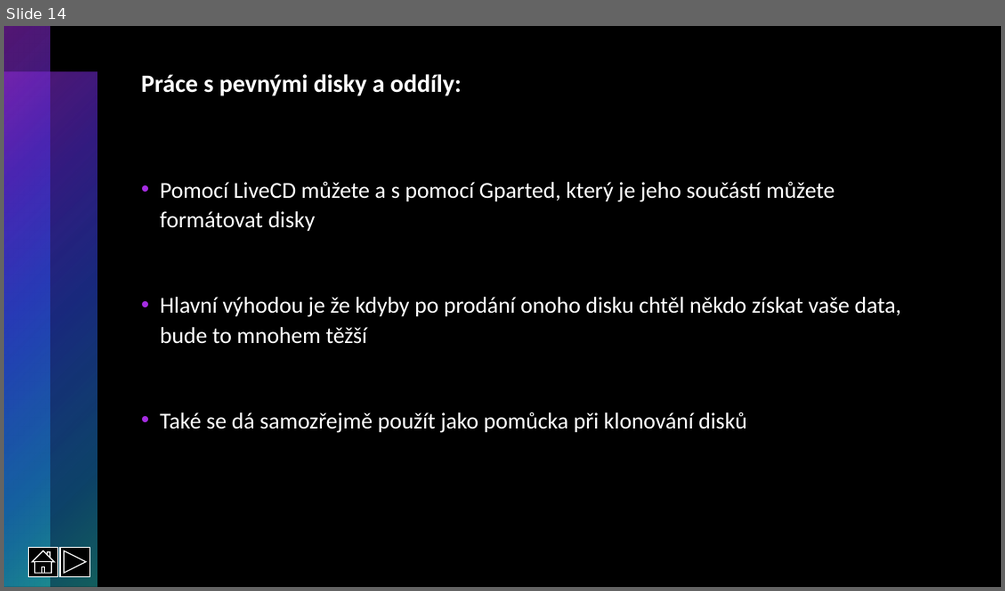
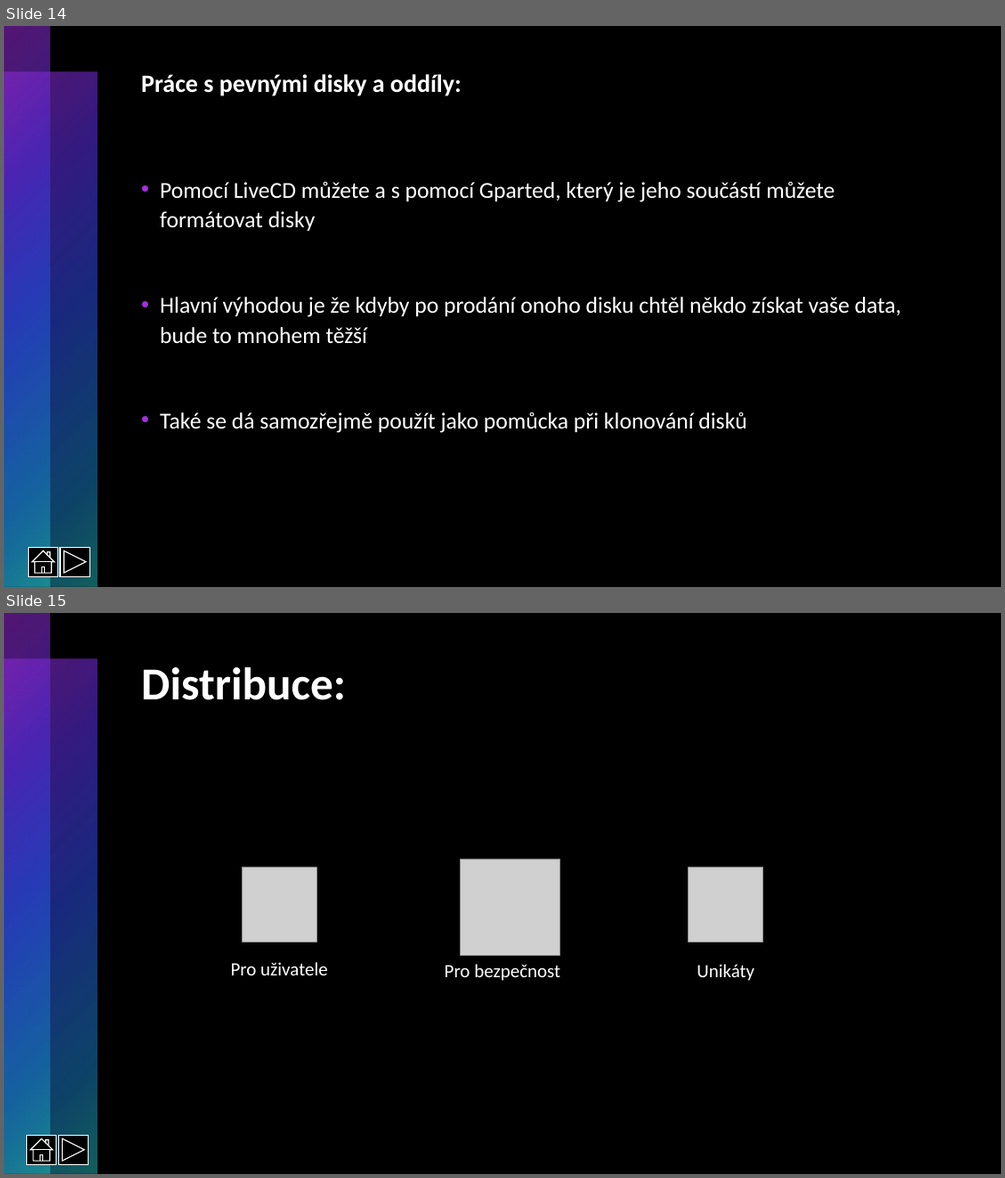
Before and after one commit to RadRoz12/Linux, a slide deck: Linux.pptx. Shown one above the other, each under a label of ours: slide 14 before the commit, slides 14 and 15 after it. The pictures are 1005x591 and 1005x1178 pixels, drawn with LibreOffice and Linux fonts; fonts in the diff are those of the drawing; grey boxes stand for pictures. Boxes give left, top, right and bottom in pixels: in the first picture for what was removed or moved away, otherwise in the second. Text is boxed around its words. In the diff, an @@ line names an element or a change of style, - is before the commit and + after.

```diff
--- a/Linux.pptx
+++ b/Linux.pptx
@@ slide 15 added at (4,613,1001,1174), background #000000; not listed: 2 template elements that a slide beside it also shows @@
@@ title added at (141,667,346,700), 44 pt, text #FFFFFF, bold @@
+Distribuce:
@@ picture added at (242,867,316,941) @@
@@ picture added at (461,859,559,956) @@
@@ picture added at (688,867,763,941) @@
@@ text added at (231,962,328,975), 18 pt, text #FFFFFF @@
+Pro uživatele
@@ text added at (445,964,560,981), 18 pt, text #FFFFFF @@
+Pro bezpečnost
@@ text added at (696,964,754,981), 18 pt, text #FFFFFF @@
+Unikáty
@@ action button home added at (27,1135,57,1164), fill #000000, outline #FFFFFF 1 pt @@
@@ action button forward next added at (58,1135,88,1164), fill #000000, outline #FFFFFF 1 pt @@
```
Also in this commit, not shown: 8 other slides added, 1 slide removed.
